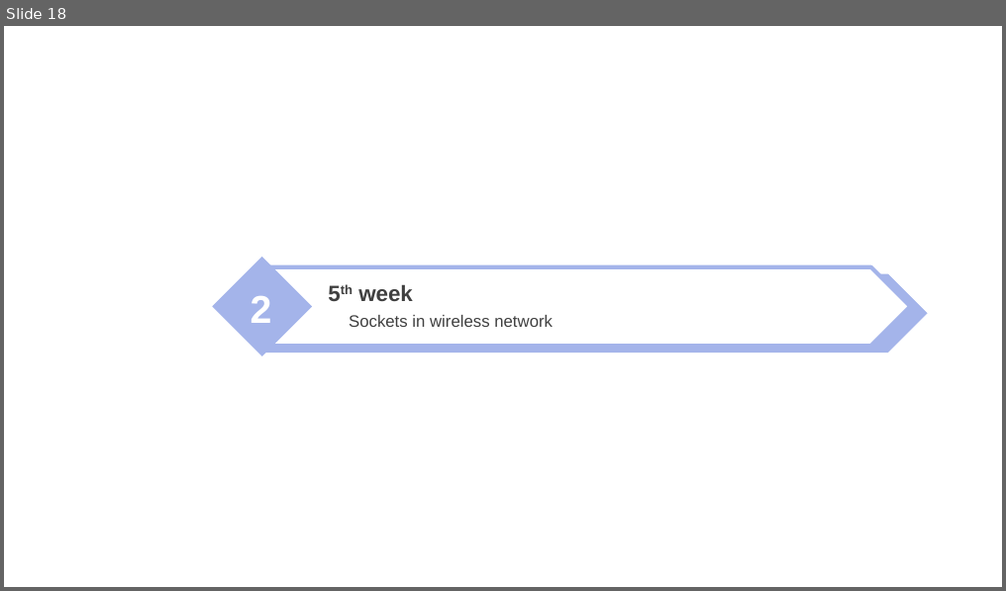
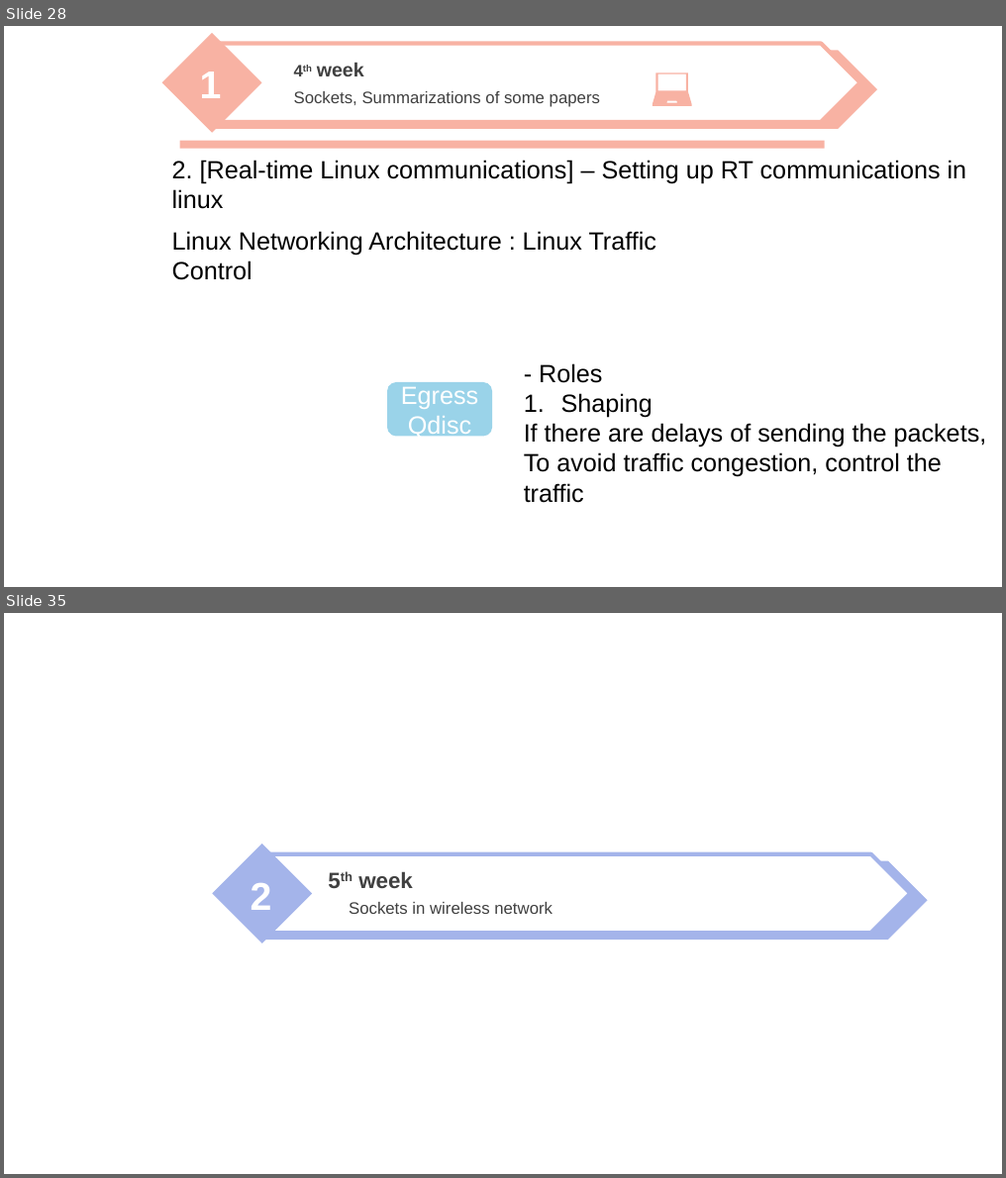
Before and after one commit to nicesick/Prototyping-Delay-Aware-V2X-Safe-Communications, a slide deck: presentation/presentation_2.pptx. Shown one above the other, each under a label of ours: slide 18 before the commit, slides 28 and 35 after it; the slides between them are not shown. The pictures are 1006x591 and 1006x1178 pixels, drawn with LibreOffice and Linux fonts; fonts in the diff are those of the drawing; background and template pictures are left out. Boxes give left, top, right and bottom in pixels: in the first picture for what was removed or moved away, otherwise in the second. Text is boxed around its words. In the diff, an @@ line names an element or a change of style, - is before the commit and + after.

```diff
--- a/presentation/presentation_2.pptx
+++ b/presentation/presentation_2.pptx
@@ slide 28 added at box(4, 26, 1002, 587), background picture (left out) @@
@@ freeform shape added at box(652, 73, 693, 106), fill #F8B2A3 @@
@@ group added at box(161, 33, 877, 133): 3 texts, 2 pentagon arrows, 1 diamond @@
+1
+4th week
+Sockets, Summarizations of some papers
@@ rectangle added at box(179, 141, 825, 149), fill #F8B2A3 @@
@@ text added at box(172, 160, 967, 183), 18 pt, text #000000 @@
+2. [Real-time Linux communications] – Setting up RT communications in linux
@@ text added at box(172, 231, 657, 280), 18 pt, text #000000 @@
+Linux Networking Architecture : Linux Traffic Control
@@ text added at box(524, 364, 987, 477), 18 pt, text #000000 @@
+- Roles
+1. Shaping
+If there are delays of sending the packets,
+To avoid traffic congestion, control the traffic
@@ rounded rectangle added at box(387, 382, 492, 436), fill #9AD3E9, 18 pt, text #FFFFFF @@
+Egress
+Qdisc
@@ what was slide 18 is now slide 35 @@
```
Also in this commit, not shown: 2 slides changed, 16 other slides added.
